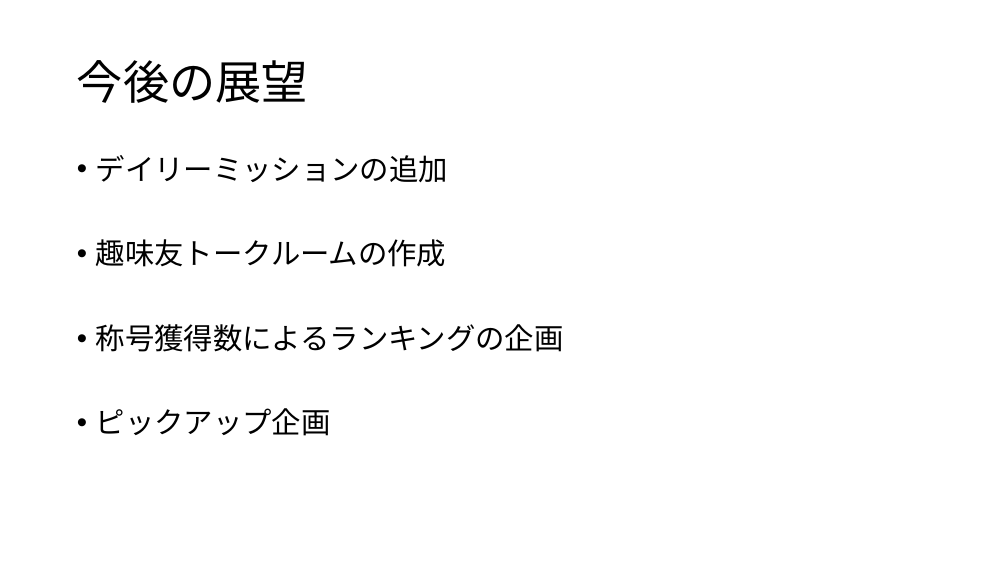
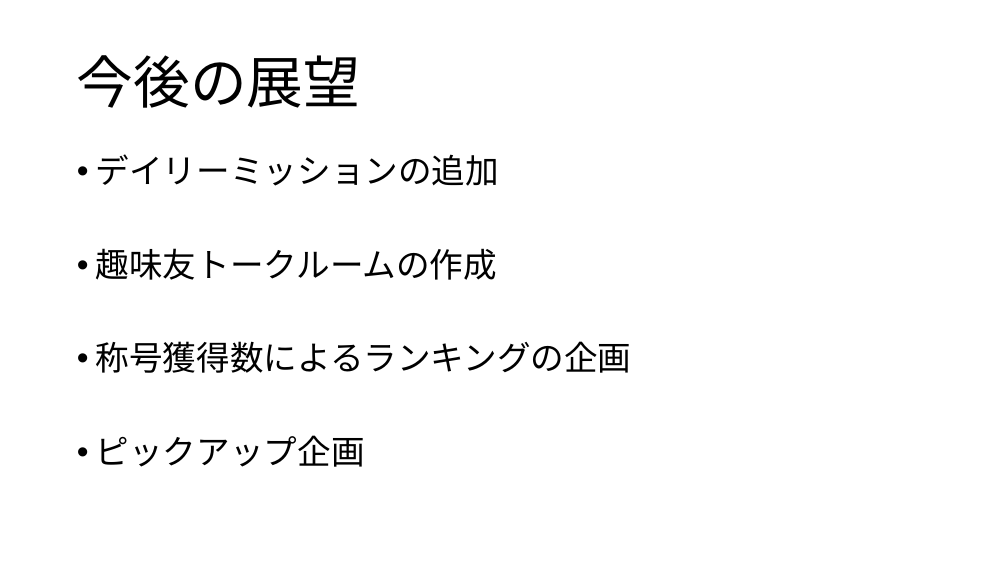
Before and after one commit to jack-app/jackhack2018_C, a slide deck: slide 9 of pptx/こんな趣味いかがですか.pptx. Drawn at 1008x567 pixels with LibreOffice and Linux fonts; fonts in the diff are those of the drawing. Boxes give left, top, right and bottom in pixels: in the first picture for what was removed or moved away, otherwise in the second. Text is boxed around its words. In the diff, an @@ line names an element or a change of style, - is before the commit and + after.

```diff
--- a/pptx/こんな趣味いかがですか.pptx
+++ b/pptx/こんな趣味いかがですか.pptx
@@ title "今後の展望" at (x1=77, y1=55, x2=360, y2=108): size 44 to 54 pt @@
@@ text "デイリーミッションの追加" at (x1=96, y1=154, x2=632, y2=467): size 28 to 32 pt @@
```
Also in this commit, not shown: 3 other slides changed.
